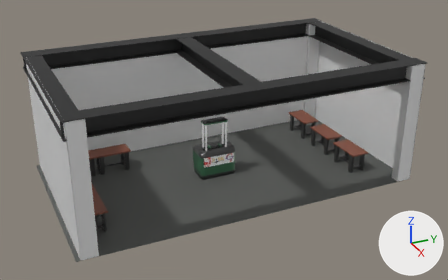
A saved change to the glTF model escenario_flexion_mader2.gltf.
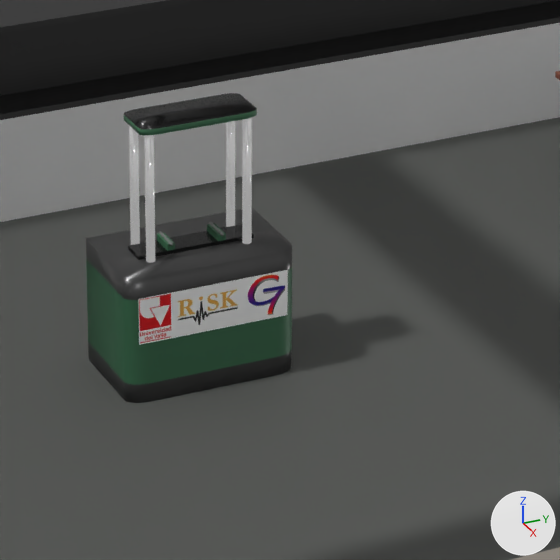
Each version is shown whole from a 50 mm lens placed at (27.86, -8.48, 15.75), pointed at (0.5, 3.83, 2.07), then close up on the part from 39% to 65% of the width and 35% to 76% of the height. The axes (+X, +Y, +Z) are drawn at lower right. The lights are the same throughout. Where no turn or scale is listed for an object, it has been applied to the vertices.
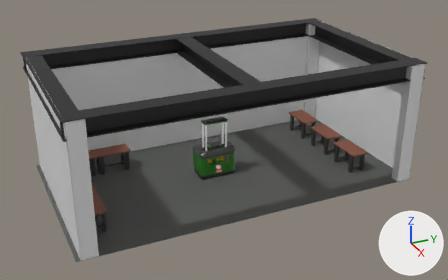
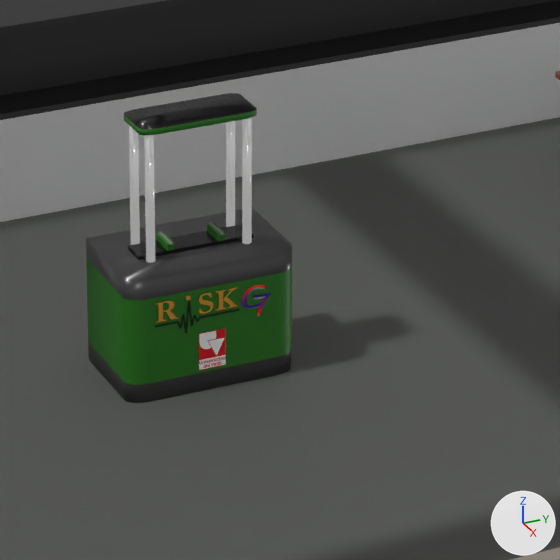
Pixel boxes (x1, y1, x2, y2) of what changed, in the close-ups (560 x 560 px):
'Plane.003', recoloured
    both: (86, 223, 292, 387)
'logo', deleted
    before: (138, 270, 288, 345)
'Plane.004', recoloured
    both: (124, 109, 257, 135)
'UV', added
    after: (199, 328, 226, 370)
'Risk__', added
    after: (155, 287, 239, 333)
'G7', added
    after: (242, 285, 271, 316)
'Plane.007', recoloured
    both: (207, 224, 226, 241)
'Plane.002', recoloured
    both: (157, 233, 175, 251)

The change, as a list of edits to the scene's bpy script:
```text
Add img_uv:
    img_uv = load_image('UV', '_unpacked/UV', 223, 315, 'sRGB')
Add img_risk:
    img_risk = load_image('Risk__', '_unpacked/Risk__', 635, 288, 'sRGB')
Add img_g7:
    img_g7 = load_image('G7', '_unpacked/G7', 335, 359, 'sRGB')
Change mat_material_003:
    mat_material_003.base_color: (0.041, 0.147, 0.0726) -> (0.0194, 0.178, 0.00913)  # dark green #396b4c -> dark green #267518
Add mat_uv:
    mat_uv = principled_material('UV')
    mat_uv.texture = img_uv  # with its transparency
Add mat_risk:
    mat_risk = principled_material('Risk__')
    mat_risk.texture = img_risk  # with its transparency
Add mat_g7:
    mat_g7 = principled_material('G7')
    mat_g7.texture = img_g7  # with its transparency
Add me_uv:
    me_uv.from_pydata(...)  # 4 vertices, 2 faces; spans x 0.0, y -0.159..0.159, z -0.225..0.225
    me_uv.materials.append(mat_uv)  # picture img_uv
Add me_risk:
    me_risk.from_pydata(...)  # 4 vertices, 2 faces; spans x 0.0, y -0.496..0.496, z -0.225..0.225
    me_risk.materials.append(mat_risk)  # picture img_risk
Add me_g7:
    me_g7.from_pydata(...)  # 4 vertices, 2 faces; spans x 0.0, y -0.187..0.187, z -0.2..0.2
    me_g7.materials.append(mat_g7)  # picture img_g7
Remove ob_logo:
    ob_logo = bpy.data.objects.new('logo', me_logo)
    ob_logo.location = (0.61, 3.5, 1.0)
Add ob_uv:
    ob_uv = bpy.data.objects.new('UV', me_uv)
    ob_uv.location = (0.61, 3.48, 0.49)
Add ob_risk:
    ob_risk = bpy.data.objects.new('Risk__', me_risk)
    ob_risk.location = (0.62, 3.3, 0.98)
Add ob_g7:
    ob_g7 = bpy.data.objects.new('G7', me_g7)
    ob_g7.location = (0.62, 4.0, 0.98)
```
